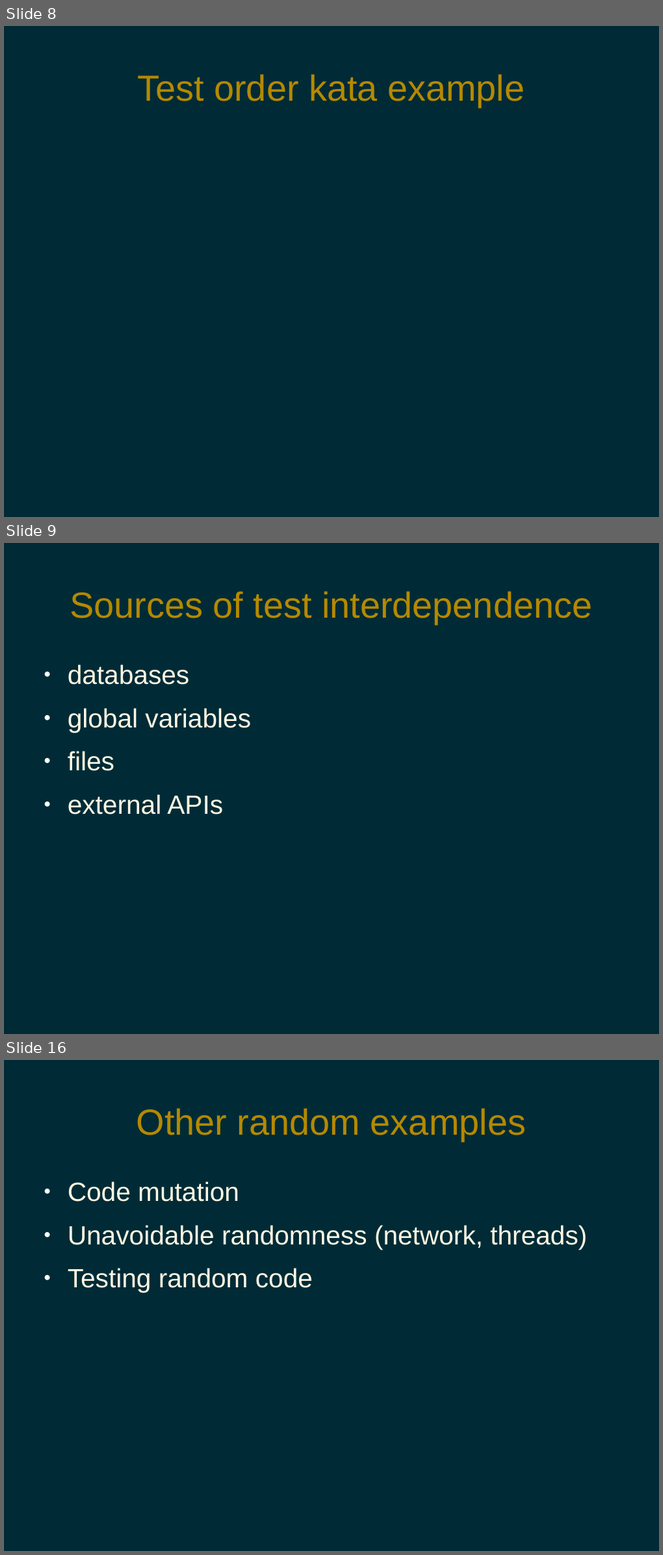
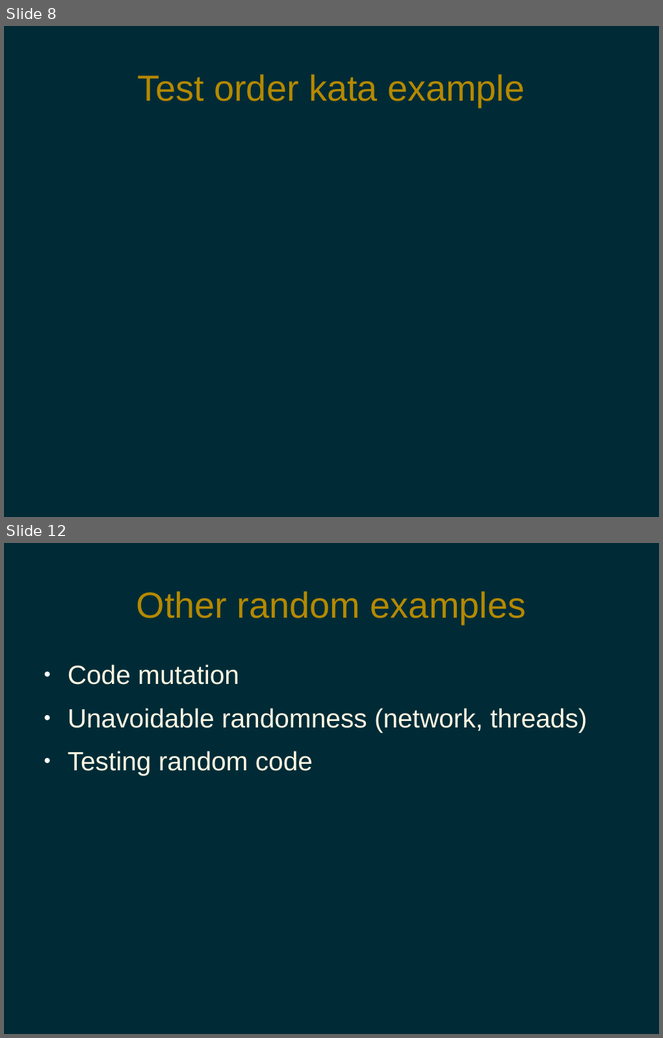
Before and after one commit to pdg137/randomness-pres, a slide deck: randomness.odp. Shown one above the other, each under a label of ours: slides 8, 9 and 16 before the commit, slides 8 and 12 after it; the slides between them are not shown. The pictures are 663x1555 and 663x1038 pixels, drawn with LibreOffice and Linux fonts; fonts in the diff are those of the drawing. Boxes give left, top, right and bottom in pixels: in the first picture for what was removed or moved away, otherwise in the second. Text is boxed around its words. In the diff, an @@ line names an element or a change of style, - is before the commit and + after.

```diff
--- a/randomness.odp
+++ b/randomness.odp
@@ slide 9 removed at (4, 543, 659, 1034), background #002B36 @@
@@ title removed at (70, 591, 592, 624) @@
-Sources of test interdependence
@@ text removed at (68, 665, 251, 815) @@
-● databases
-● global variables
-● files
-● external APIs
@@ what was slide 16 is now slide 12 @@
```
Also in this commit, not shown: 7 slides changed, 1 slide added, 4 other slides removed, 3 other files.
